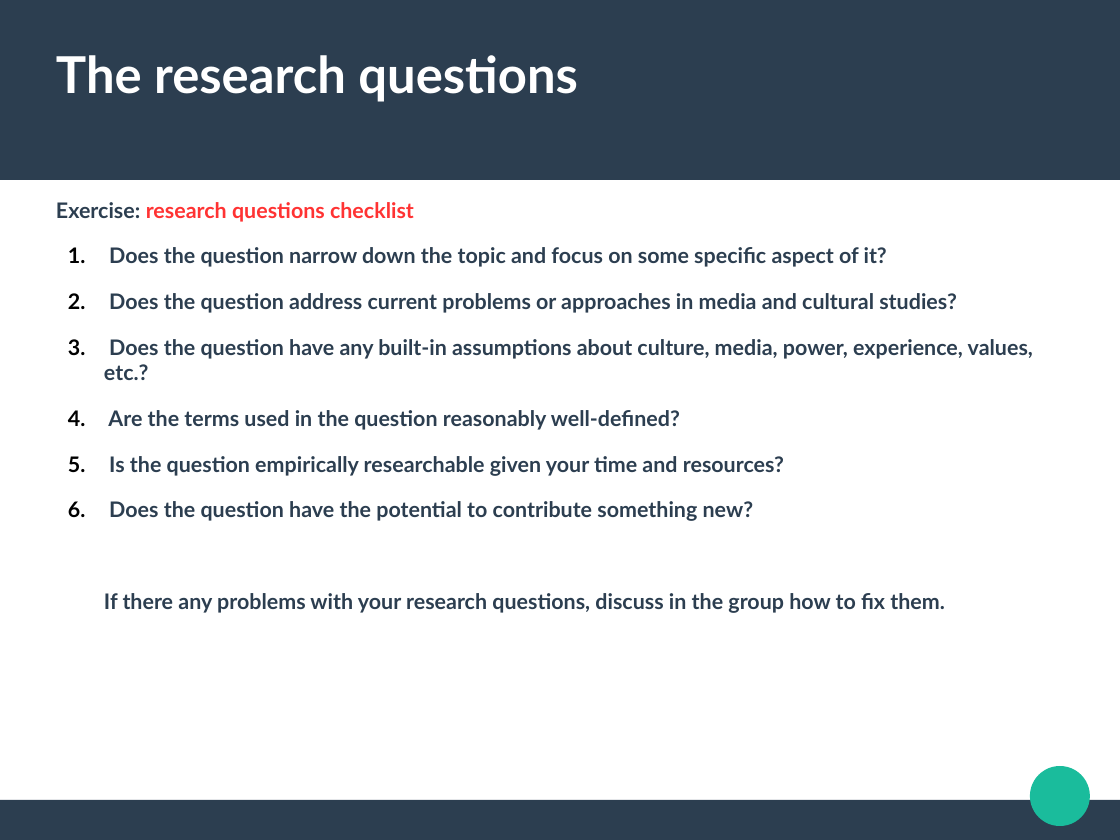
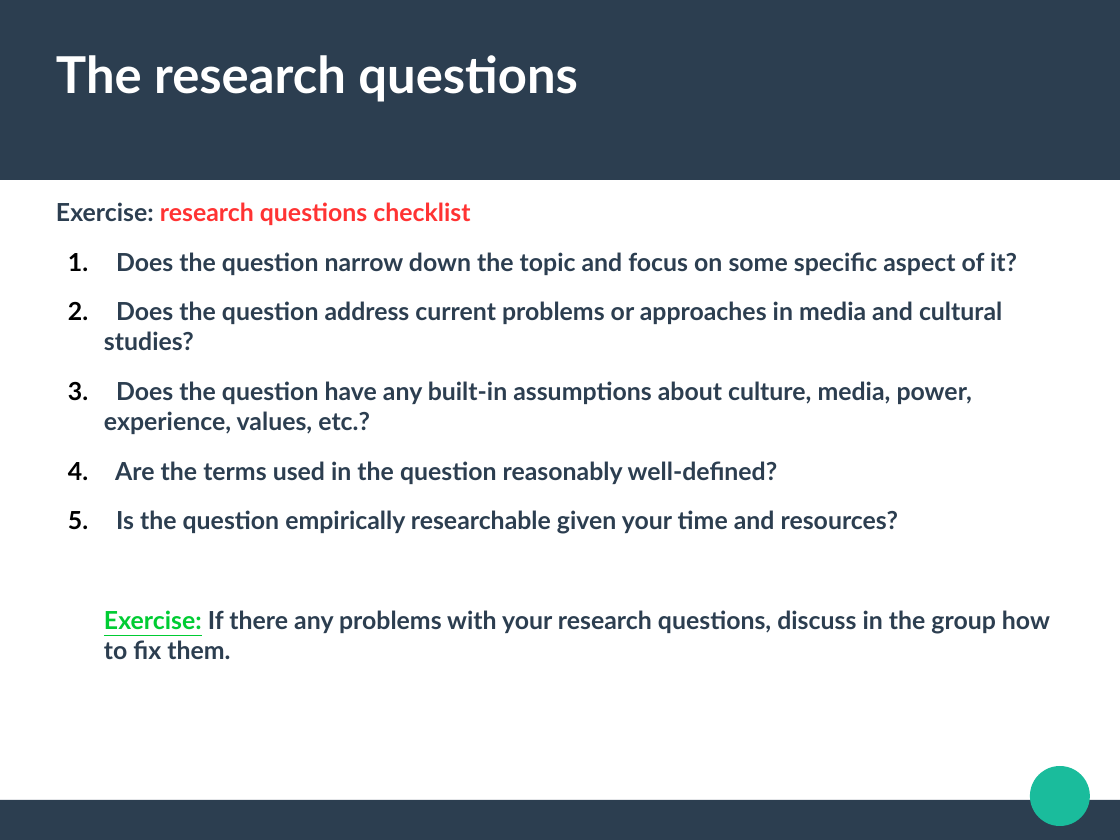
Before and after one commit to rian39/socl923, a slide deck: slide 4 of lectures/week9.odp. Drawn at 1120x840 pixels with LibreOffice and Linux fonts; fonts in the diff are those of the drawing. Boxes give left, top, right and bottom in pixels: in the first picture for what was removed or moved away, otherwise in the second. Text is boxed around its words. In the diff, an @@ line names an element or a change of style, - is before the commit and + after.

Commit message:
finsihing week9 slides

```diff
--- a/lectures/week9.odp
+++ b/lectures/week9.odp
@@ text at <box>56,202,1017,534</box>: size 15.2 to 17.6 pt in "Exercise: research questions checklist", "Does the question narrow down the topic ...", "Does the question address current problems or ...", "Does the question have any built-in assumptions ..." and 2 more places @@
@@ text at <box>104,610,1050,659</box>: text changed; size 15.2 to 17.6 pt @@
-6. Does the question have the potential to contribute something new?
-If there any problems with your research questions, discuss in the group how to fix them.
+Exercise: If there any problems with your research questions, discuss in the group how to fix them.
```
